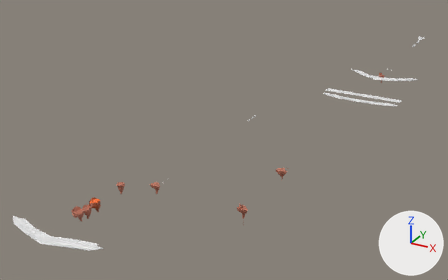
An edit to the Blender file Ground.blend, drawn before and after from the same camera.
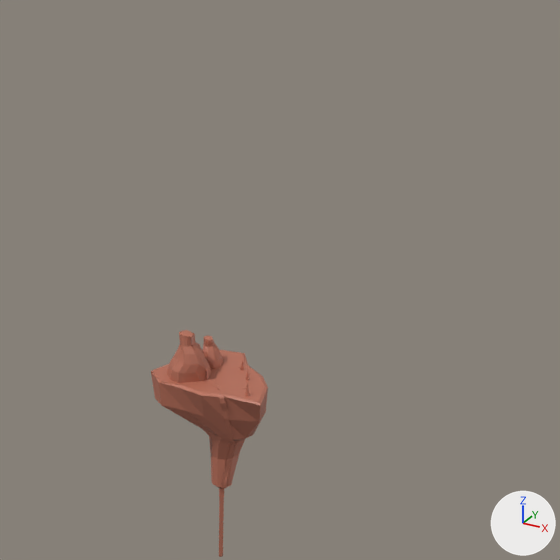
The first picture shows the older version from a 50 mm lens placed at (425.0, -843.0, 548.0), pointed at (-281.0, 440.0, -93.0). The close-ups show both versions on the part from 50% to 61% of the width and 62% to 80% of the height of that picture; other places that the commit changed are outside them. The axes (+X, +Y, +Z) are drawn at lower right. The lights are the same throughout.

Names of what the first close-up shows: 'IslandSimple', 'Lava1', 'Volcano1'.
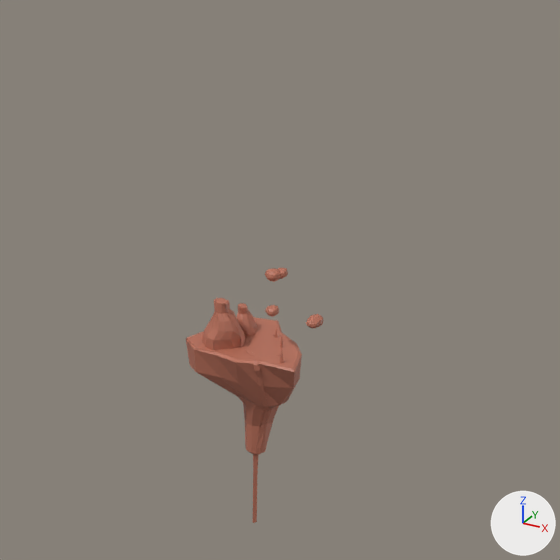
Changed parts and their boxes (x1, y1, x2, y2) in the close-ups (560 x 560 px):
'Lava1', reshaped, moved (109% wider)
    before: (181, 331, 236, 557)
    after: (186, 298, 302, 523)
'IslandSimple', moved (not visible afterwards)
    before: (151, 350, 268, 488)
'Volcano1', moved, turned, rescaled (not visible afterwards)
    before: (167, 330, 211, 383)
'Sphere.003', added
    after: (306, 314, 323, 328)
'Sphere', added
    after: (265, 268, 280, 282)
'Sphere.002', added
    after: (265, 305, 279, 317)
'Sphere.001', added
    after: (278, 268, 288, 279)
part 1 of me_cube_015, added (brown)
    after: (186, 298, 302, 454)

What changed in the scene script:
```text
Change me_cube_015:
    used by ob_lava1; location = (-5.1, -4.0, 14.8); scale = (0.805, 0.805, 0.0805)
    remove me_cube_015.from_pydata(...)  # 536 vertices, 534 faces; spans x -1.0..11.0, y -4.0..4.0, z -523.0..1.0
    add me_cube_015.from_pydata(...)  # 1655 vertices, 1546 faces; spans x -7.0..18.0, y -5.0..14.0, z -523.0..1.0
    me_cube_015 part 1: 1119 vertices added at x -7.0..18.0, y -5.0..14.0, z -362.0..1.0
Add me_sphere_005:
    me_sphere_005.from_pydata(...)  # 50 vertices, 72 faces; spans x -1.06..0.89, y -0.95..0.98, z -1.07..1.05
    me_sphere_005.materials.append(mat_material_003)  # its picture is missing
Add me_sphere_004:
    me_sphere_004.from_pydata(...)  # 100 vertices, 144 faces; spans x -1.21..1.12, y -0.95..1.86, z -1.45..1.05
    me_sphere_004.materials.append(mat_material_003)  # its picture is missing
Change ob_islandsimple:
    ob_islandsimple.location: (-0.1, 0.0, 0.0) -> (-0.1, 223.5, 0.0)
Change ob_volcano1:
    ob_volcano1.location: (-4.9, -3.5, 9.9) -> (-3.6, 225.3, 8.2)
    ob_volcano1.rotation_euler: (3.142, 0.0, 0.0) -> (3.142, 0.0, -0.741)  # degrees (180, 0, 0) -> degrees (180, 0, -42)
    ob_volcano1.scale: (0.037, 0.037, 0.037) -> (0.0251, 0.0251, 0.0251)
Change ob_lava1:
    ob_lava1.location: (-5.1, -4.0, 14.8) -> (-5.1, 8.3, 14.8)
Add ob_sphere_002:
    ob_sphere_002 = bpy.data.objects.new('Sphere.002', me_sphere_005)
    ob_sphere_002.location = (3.1, 10.8, 14.0)
    ob_sphere_002.rotation_euler = (0.195, -0.0131, -0.664)  # degrees (11, -0.8, -38)
    ob_sphere_002.scale = (1.15, 1.15, 0.836)
Add ob_sphere_003:
    ob_sphere_003 = bpy.data.objects.new('Sphere.003', me_sphere_004)
    ob_sphere_003.location = (0.0, 32.8, 0.0)
    ob_sphere_003.rotation_euler = (0.195, -0.0131, 0.0221)  # degrees (11, -0.8, 1.3)
    ob_sphere_003.scale = (1.15, 1.15, 0.836)
Add ob_sphere_001:
    ob_sphere_001 = bpy.data.objects.new('Sphere.001', me_sphere_005.copy())
    ob_sphere_001.location = (2.0, 16.0, 18.2)
    ob_sphere_001.rotation_euler = (0.195, -0.0131, -0.664)  # degrees (11, -0.8, -38)
    ob_sphere_001.scale = (1.15, 1.15, 0.836)
Add ob_sphere:
    ob_sphere = bpy.data.objects.new('Sphere', me_sphere_005.copy())
    ob_sphere.location = (1.2, 14.9, 18.2)
    ob_sphere.rotation_euler = (0.0, 0.0, -0.686)  # degrees (0, 0, -39)
    ob_sphere.scale = (1.38, 1.38, 1.0)
```
